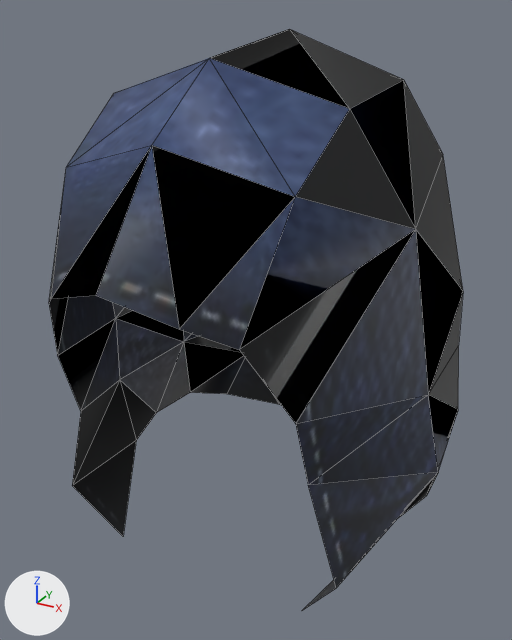
An edit to the glTF model assets/models/KAPTURGILDII.glb, drawn before and after from the same camera.
Camera for both pictures: a 50 mm lens placed at (0.202, -0.384, 0.12), pointed at (-0.001, -0.016, -0.064). The axes (+X, +Y, +Z) are drawn at lower left. The lights are the same throughout. Mesh edges are drawn as thin lines. Vertices at the same position are counted once.

In view in the first picture: 'KAPTURGILDII'.
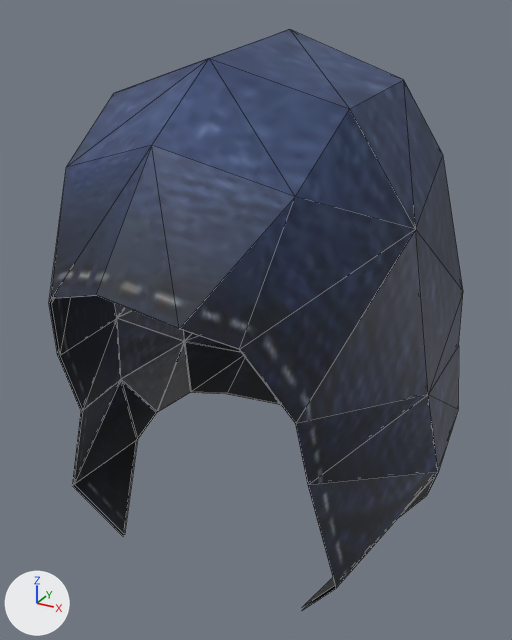
Changed parts and their boxes (x1, y1, x2, y2) in the pictures (512 x 640 px):
```json
{"part": 1, "of": "me_zengin_087", "change": "added", "after": [52, 295, 335, 607], "on screen": "black"}
{"part": 2, "of": "me_zengin_087", "change": "surface changed", "before": [49, 29, 463, 536], "after": [49, 29, 463, 536], "on screen": "black to blue"}
```

The change, as JSON lines over the scene's bpy script:
```json
{"block": "me_zengin_087", "where": "# used by ob_kapturgildii; location = (0.0, 0.0, 0.0)"}
{"op": "remove", "block": "me_zengin_087", "code": "me_zengin_087.from_pydata(...)  # 63 vertices, 100 faces; spans x -0.124..0.125, y -0.164..0.143, z -0.219..0.109"}
{"op": "add", "block": "me_zengin_087", "code": "me_zengin_087.from_pydata(...)  # 126 vertices, 200 faces; spans x -0.124..0.125, y -0.164..0.143, z -0.219..0.109"}
{"block": "me_zengin_087", "change": "me_zengin_087 part 1: the loose piece of 63 vertices spanning x -0.124..0.125, y -0.164..0.143, z -0.219..0.109 is copied, and the copy is scaled about its middle by 0.99; it spans x -0.123..0.124, y -0.162..0.142, z -0.218..0.107"}
{"block": "me_zengin_087", "change": "me_zengin_087 part 2: 50 kept faces spanning x -0.124..0.125, y -0.164..0.143, z -0.219..0.109 get new texture (UV) coordinates"}
```
